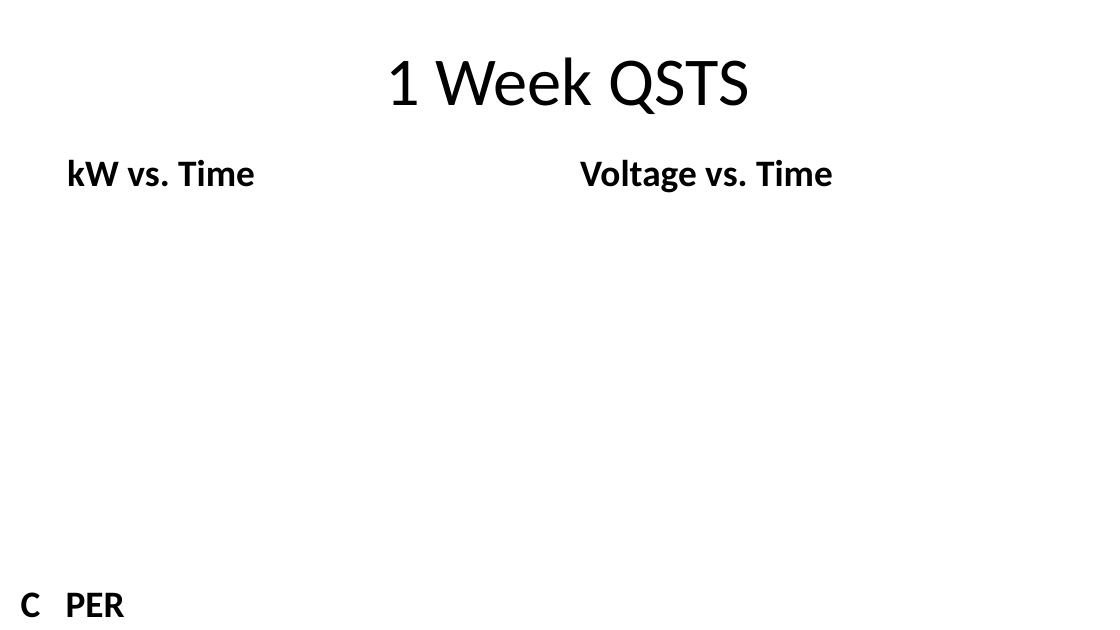
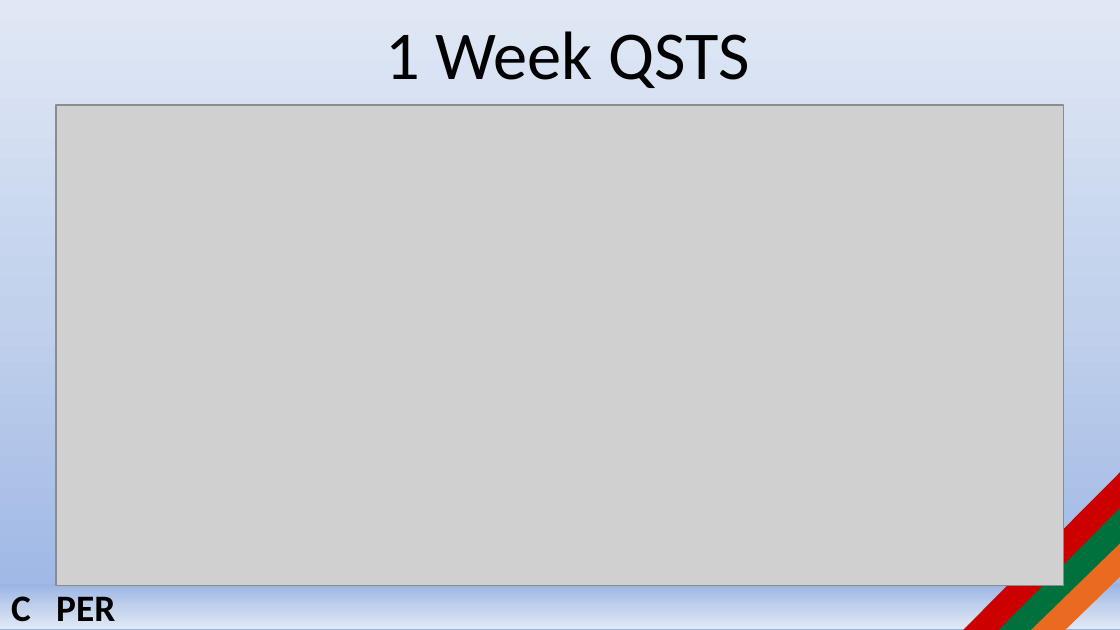
Before and after one commit to jlavall1/CAPER, a slide deck: slide 11 of 06_Joshua_Smith/Documents/CAPER April 4 5 2016.pptx. Drawn at 1120x630 pixels with LibreOffice and Linux fonts; fonts in the diff are those of the drawing; grey boxes stand for pictures; background and template pictures are left out. Boxes give left, top, right and bottom in pixels: in the first picture for what was removed or moved away, otherwise in the second. Text is boxed around its words. In the diff, an @@ line names an element or a change of style, - is before the commit and + after.

```diff
--- a/06_Joshua_Smith/Documents/CAPER April 4 5 2016.pptx
+++ b/06_Joshua_Smith/Documents/CAPER April 4 5 2016.pptx
@@ background #FFFFFF to gradient #9AB5E4 to #C2D1ED to #E1E8F5 @@
@@ title "1 Week QSTS": place and size @@
-title "1 Week QSTS" at bbox=[385, 57, 750, 114]
+title "1 Week QSTS" at bbox=[385, 31, 750, 88]
@@ picture added at bbox=[56, 105, 1064, 586] @@
@@ text removed at bbox=[67, 159, 255, 187] @@
-kW vs. Time
@@ text removed at bbox=[580, 159, 833, 193] @@
-Voltage vs. Time
@@ diag stripe added at bbox=[963, 473, 1120, 630], fill #CC0000 @@
@@ diag stripe added at bbox=[993, 507, 1120, 630], fill #00703C @@
@@ diag stripe added at bbox=[1029, 542, 1120, 630], fill #EA6A20 @@
@@ rectangle "C PER": place and size @@
-rectangle "C PER" at bbox=[21, 592, 125, 618]
+rectangle "C PER" at bbox=[0, 585, 1120, 629]
@@ rectangle "C PER" at bbox=[0, 585, 1120, 629]: fill none to gradient #9AB5E4 to #C2D1ED to #E1E8F5 @@
```
Also in this commit, not shown: 7 other slides changed, 1 slide added, 1 slide removed, 24 other files.
